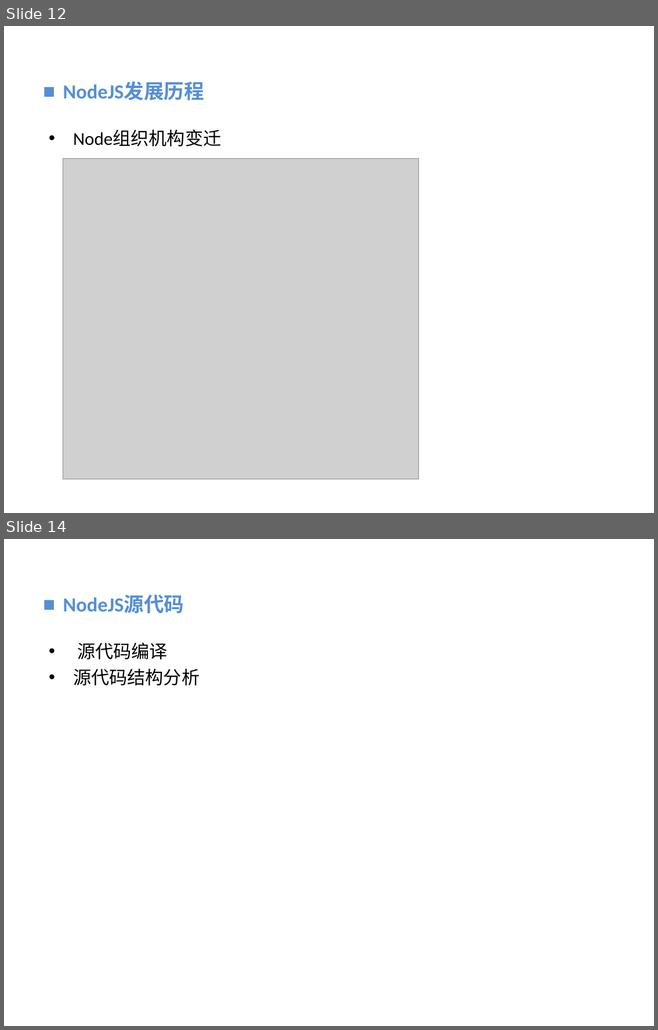
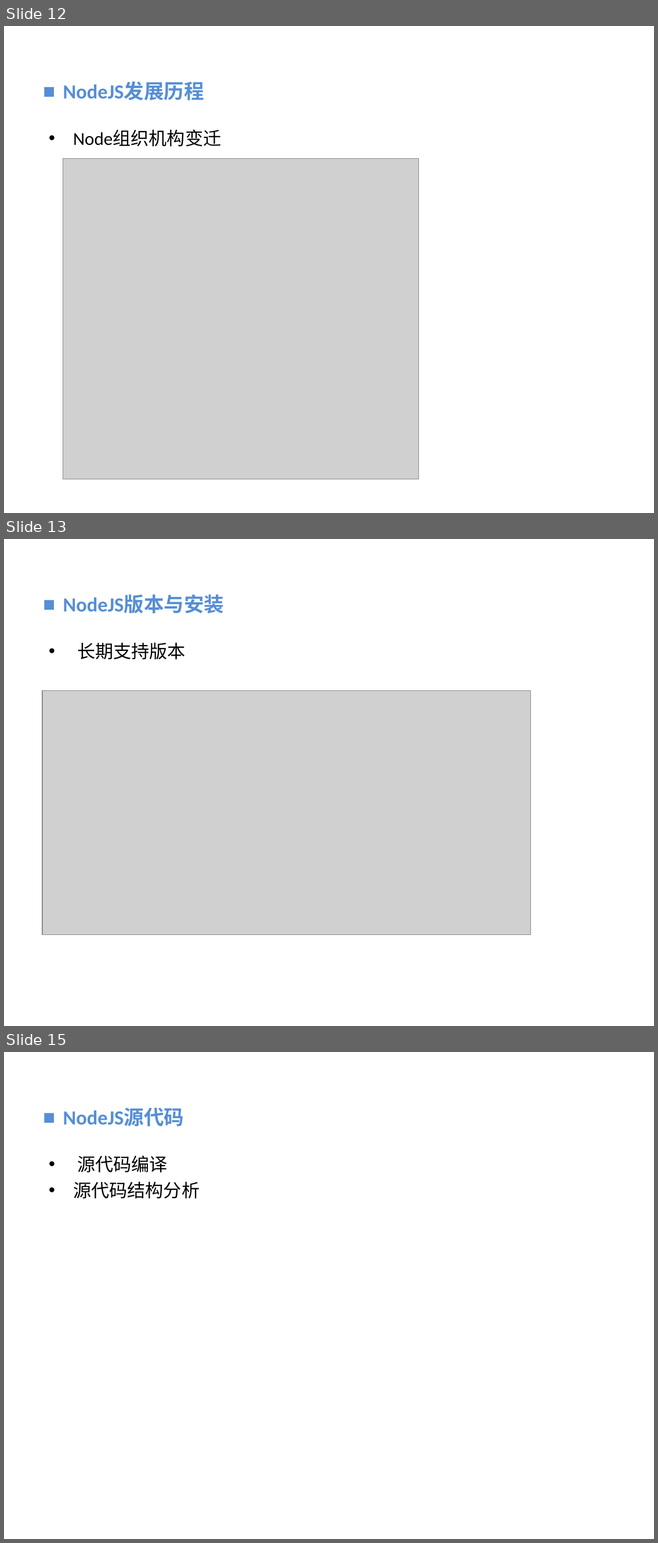
Before and after one commit to vaik/Documents, a slide deck: 我的分享/NodeJS基础概念理解.ppt. Shown one above the other, each under a label of ours: slides 12 and 14 before the commit, slides 12, 13 and 15 after it; the slides between them are not shown. The pictures are 658x1030 and 658x1543 pixels, drawn with LibreOffice and Linux fonts; fonts in the diff are those of the drawing; grey boxes stand for pictures; background and template pictures are left out. Boxes give left, top, right and bottom in pixels: in the first picture for what was removed or moved away, otherwise in the second. Text is boxed around its words. In the diff, an @@ line names an element or a change of style, - is before the commit and + after.

```diff
--- a/我的分享/NodeJS基础概念理解.ppt
+++ b/我的分享/NodeJS基础概念理解.ppt
@@ slide 13 added at [4,539,654,1026], background picture (left out) @@
@@ text added at [63,595,224,613], 22.2 pt, text #558ED5, bold @@
+■ NodeJS版本与安装
@@ text added at [77,642,186,660], 20 pt, text #000000 @@
+• 长期支持版本
@@ picture added at [42,690,531,935] @@
@@ what was slide 14 is now slide 15 @@
```
Also in this commit, not shown: 3 slides changed, 5 other slides added, 1 slide removed.
